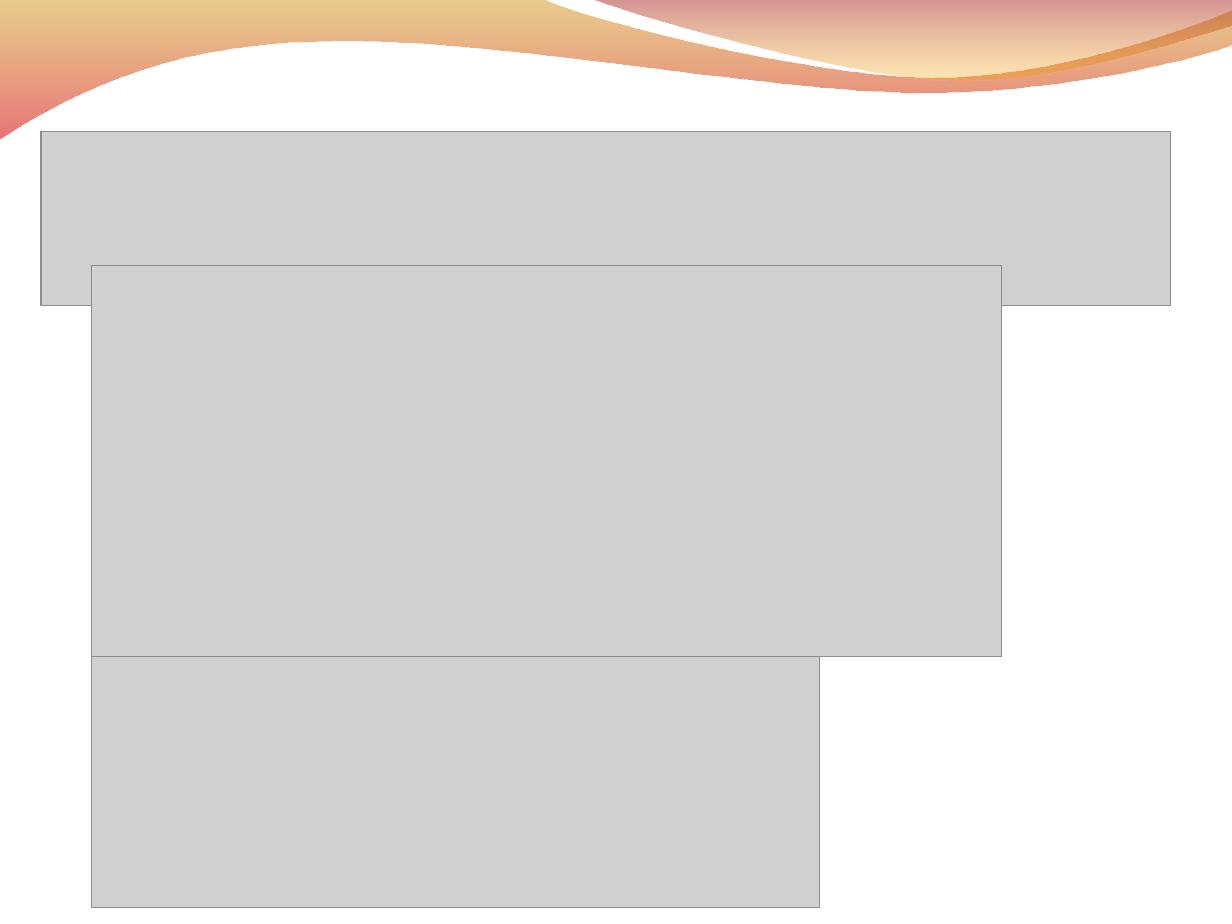
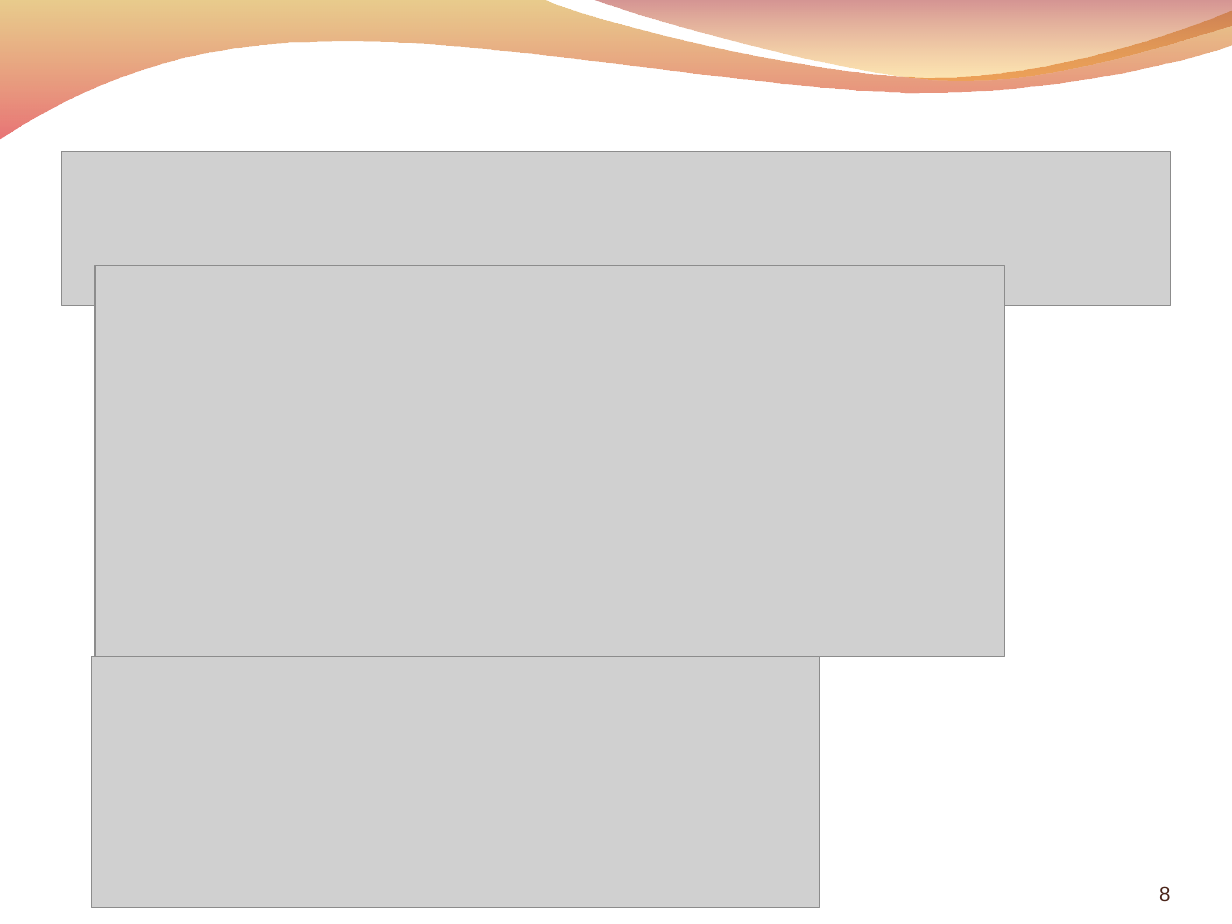
Before and after one commit to blevantovych/diplom-text-2, a slide deck: slide 8 of Презентація.ppt. Drawn at 1232x924 pixels with LibreOffice and Linux fonts; fonts in the diff are those of the drawing; grey boxes stand for pictures; background and template pictures are left out. Boxes give left, top, right and bottom in pixels: in the first picture for what was removed or moved away, otherwise in the second. Text is boxed around its words. In the diff, an @@ line names an element or a change of style, - is before the commit and + after.

```diff
--- a/Презентація.ppt
+++ b/Презентація.ppt
@@ picture: place and size @@
-picture at [41, 132, 1170, 306]
+picture at [62, 152, 1170, 306]
@@ picture: place and size @@
-picture at [91, 265, 1000, 655]
+picture at [95, 265, 1004, 655]
@@ page number added at [1159, 886, 1170, 902], 12 pt, text #4B251A @@
+8
```
Also in this commit, not shown: 7 other slides changed, 3 slides added, 3 slides removed, 3 other files.
